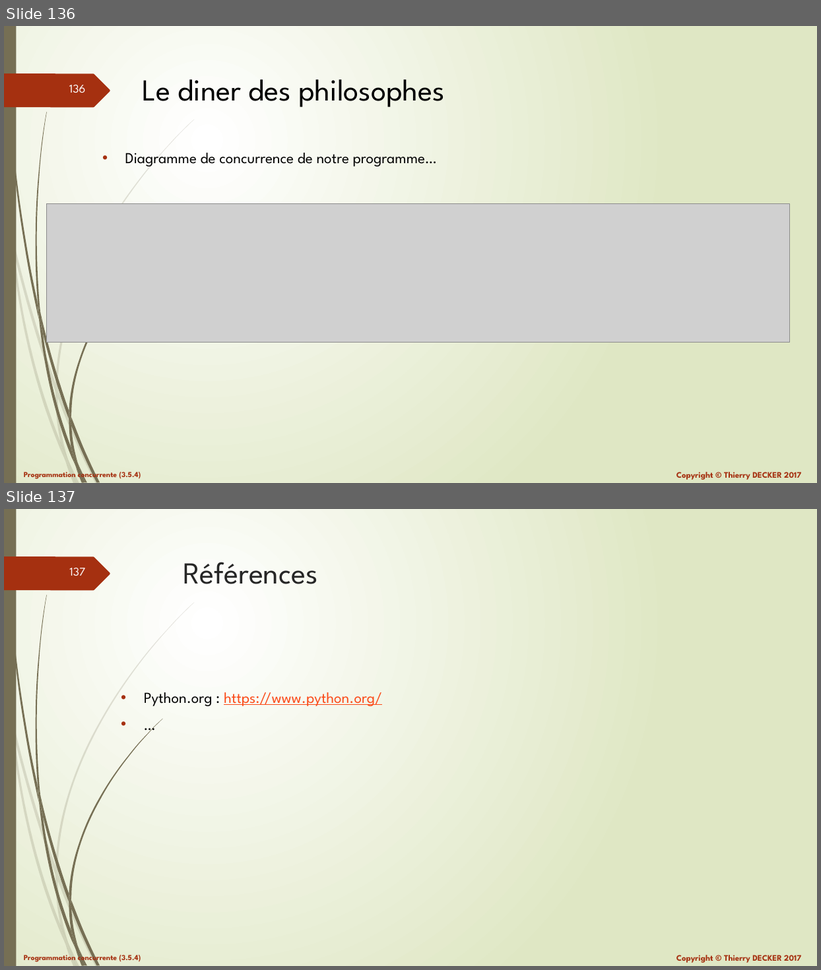
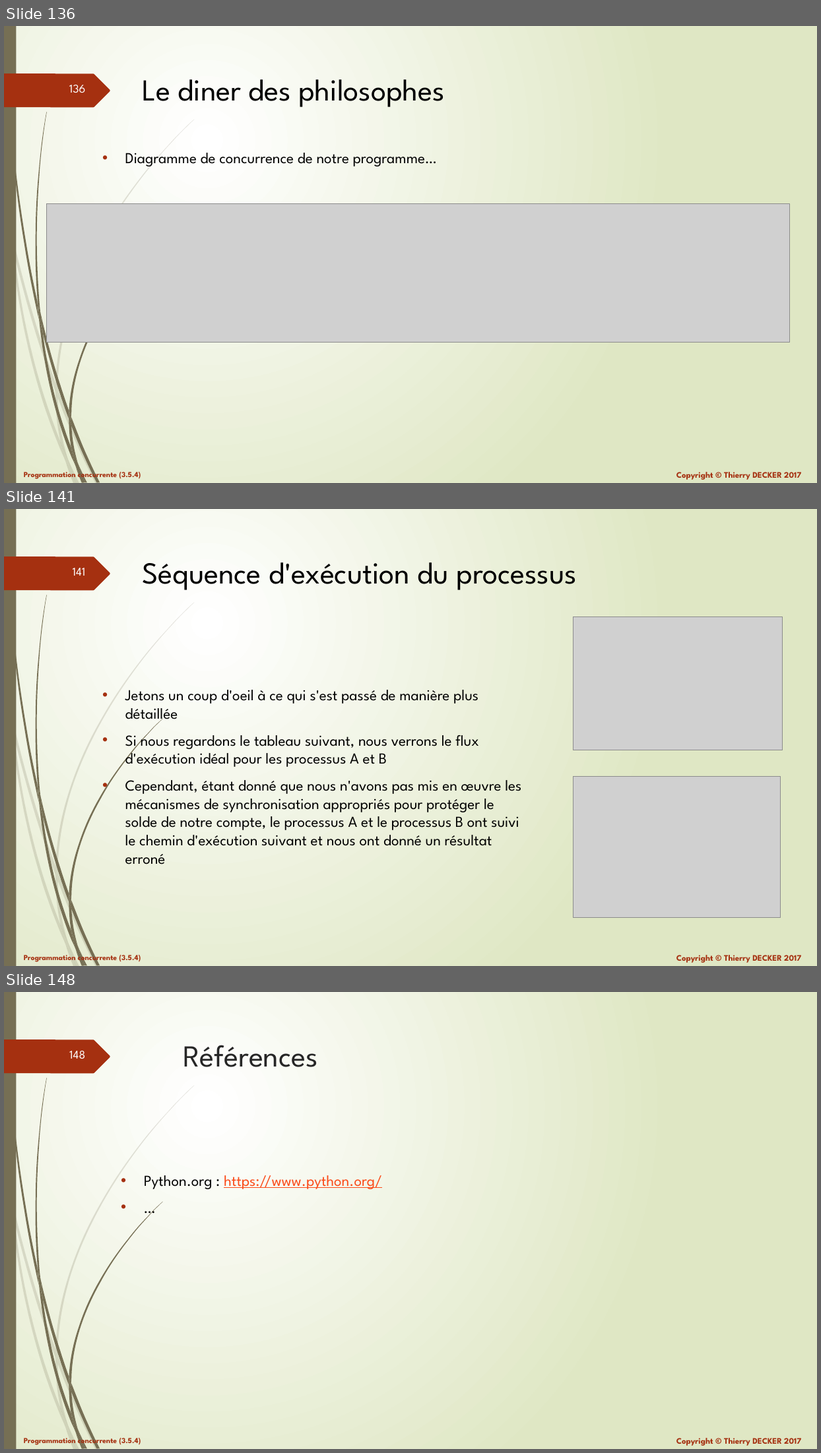
Before and after one commit to VikmanTheRacoon/learning-python, a slide deck: documentations/python-103.pptx. Shown one above the other, each under a label of ours: slides 136 and 137 before the commit, slides 136, 141 and 148 after it; the slides between them are not shown. The pictures are 821x970 and 821x1453 pixels, drawn with LibreOffice and Linux fonts; fonts in the diff are those of the drawing; grey boxes stand for pictures. Boxes give left, top, right and bottom in pixels: in the first picture for what was removed or moved away, otherwise in the second. Text is boxed around its words. In the diff, an @@ line names an element or a change of style, - is before the commit and + after.

```diff
--- a/documentations/python-103.pptx
+++ b/documentations/python-103.pptx
@@ slide 141 added at bbox=[4, 509, 817, 966], background gradient #FFFFFF to #DFE8C4; not listed: 27 template elements that a slide beside it also shows @@
@@ title added at bbox=[142, 562, 577, 590], 36 pt, text #000000 @@
+Séquence d'exécution du processus
@@ picture added at bbox=[574, 617, 783, 750] @@
@@ text added at bbox=[125, 690, 521, 865], 18 pt, text #000000 @@
+• Jetons un coup d'oeil à ce qui s'est passé de manière plus détaillée
+• Si nous regardons le tableau suivant, nous verrons le flux d'exécution idéal pour les processus A et B
+• Cependant, étant donné que nous n'avons pas mis en œuvre les mécanismes de synchronisation appropriés pour protéger le solde de notre compte, le processus A et le processus B ont suivi le chemin d'exécution suivant et nous ont donné un résultat erroné
@@ picture added at bbox=[574, 777, 781, 918] @@
@@ what was slide 137 is now slide 148 @@
@@ page number at bbox=[69, 1051, 85, 1059]: text changed @@
-137
+148
```
Also in this commit, not shown: 10 other slides added, 1 other file.
